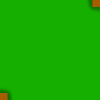
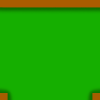
Two versions of the same layered image (w=100, h=100). Layer-by-layer changes:
hid "Rectangle 1 copy 4", moved it above "Layer 11", painted on it over left=11, top=0, right=100, bottom=100
hid "Rectangle 1 copy 3" over left=0, top=0, right=100, bottom=100
added layer "Rectangle 1 copy 5" above "Rectangle 1 copy 2" over left=0, top=0, right=100, bottom=100
moved "Rectangle 1 copy 2" above "Layer 2 copy 3", painted on it over left=0, top=0, right=100, bottom=100
showed "Layer 2 copy 3" over left=0, top=0, right=100, bottom=100
